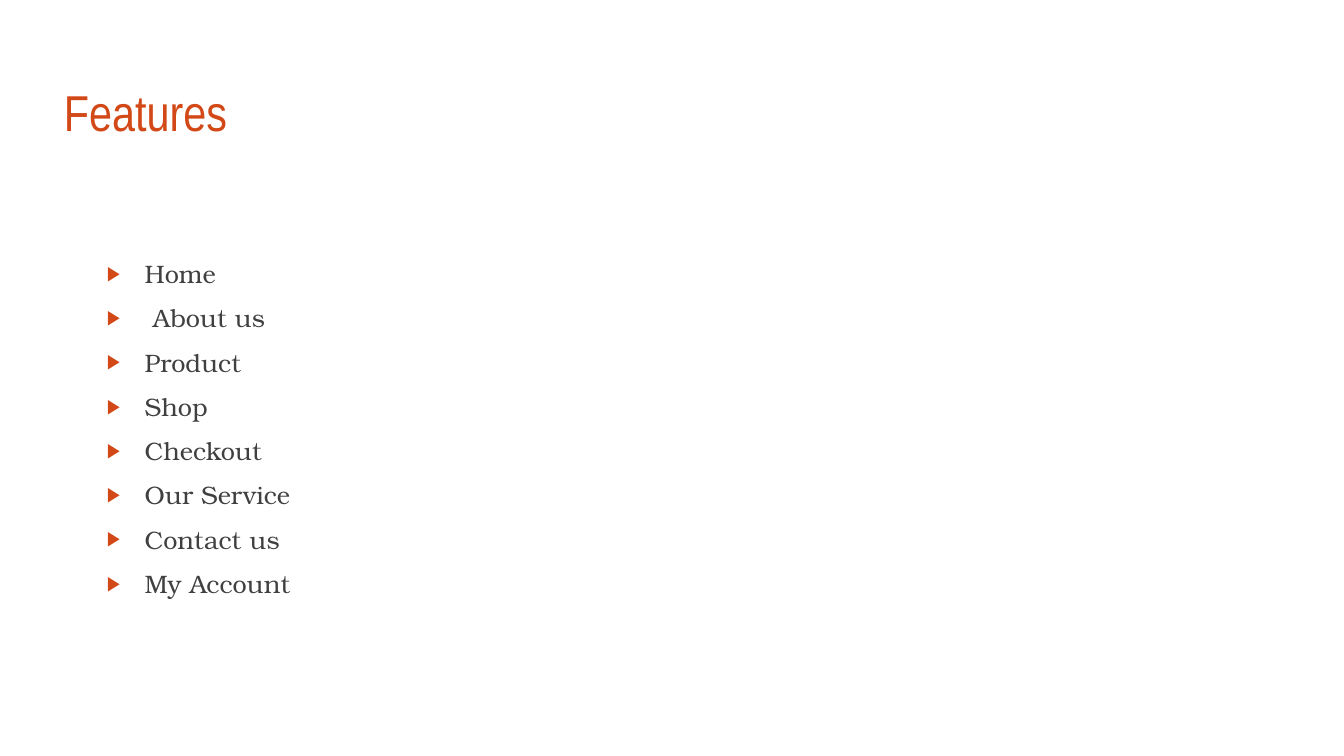
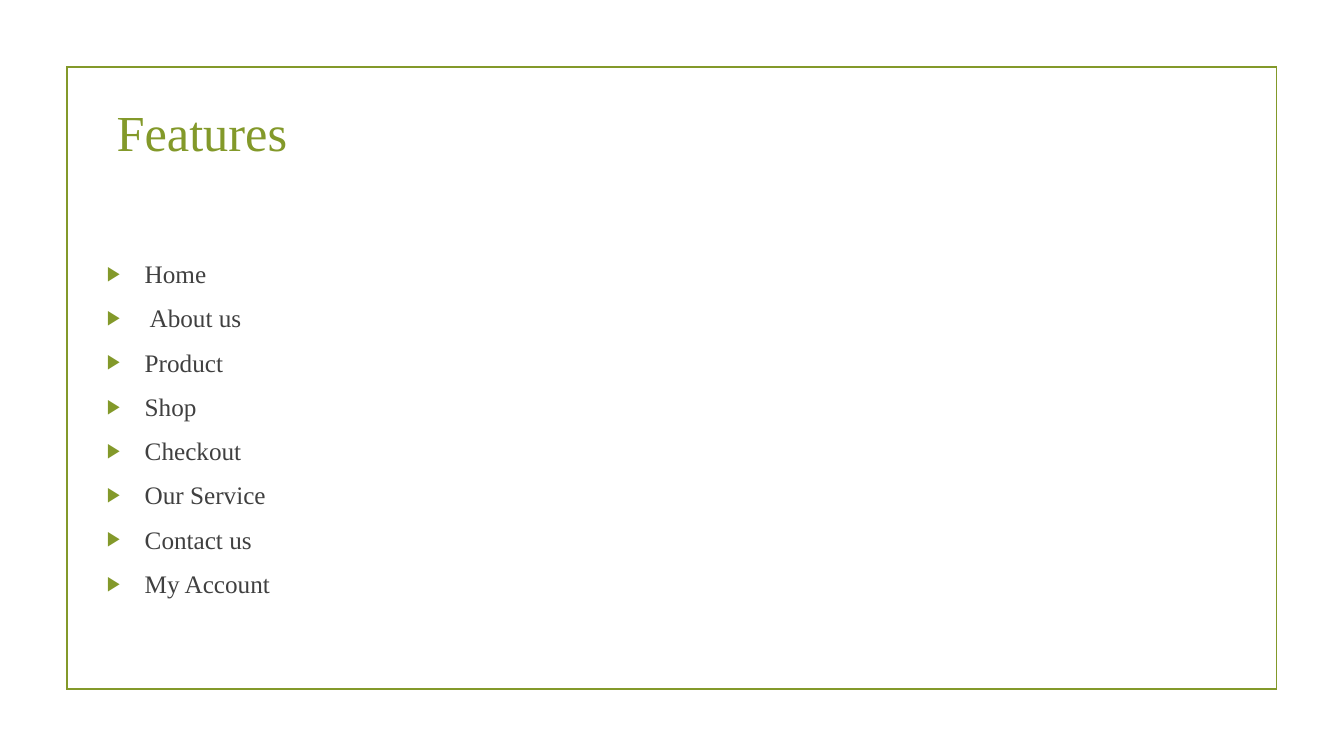
Before and after one commit to melaniD/Online-shopping-for-Women-Site, a slide deck: slide 4 of 2017080108.pptx. Drawn at 1344x756 pixels with LibreOffice and Linux fonts; fonts in the diff are those of the drawing; background and template pictures are left out. Boxes give left, top, right and bottom in pixels: in the first picture for what was removed or moved away, otherwise in the second. Text is boxed around its words. In the diff, an @@ line names an element or a change of style, - is before the commit and + after.

```diff
--- a/2017080108.pptx
+++ b/2017080108.pptx
@@ rectangle added at bbox=[67, 68, 1276, 690], outline #83992A 1.25 pt @@
@@ text "Features": place and size @@
-text "Features" at bbox=[64, 96, 227, 132]
+text "Features" at bbox=[117, 118, 288, 152]
@@ text "Features" at bbox=[117, 118, 288, 152]: font Arial Narrow to Times New Roman, text colour #D34817 to #83992A; line spacing 0.9 to 1; more space between paragraphs @@
@@ text "Home" at bbox=[145, 266, 270, 599]: font TeX Gyre Bonum to Times New Roman; bullet colour #D34817 to #83992A @@
@@ ellipse removed at bbox=[1260, 690, 1305, 734] @@
```
Also in this commit, not shown: 15 other slides changed, 1 slide added, 1 slide removed, 11 other files.
